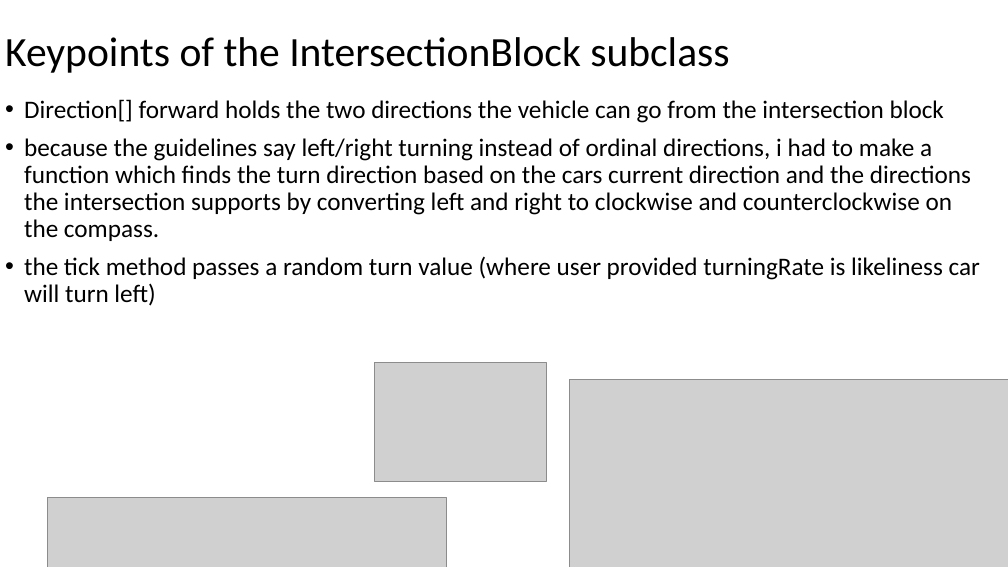
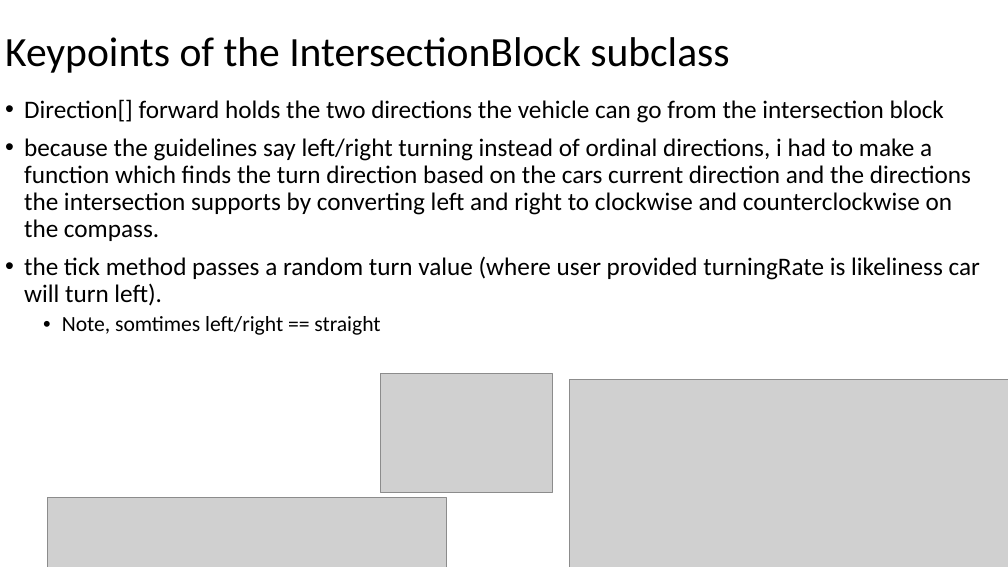
Before and after one commit to dvtate/cs, a slide deck: slide 9 of cs116/project/CS116 final project.pptx. Drawn at 1008x567 pixels with LibreOffice and Linux fonts; fonts in the diff are those of the drawing; grey boxes stand for pictures. Boxes give left, top, right and bottom in pixels: in the first picture for what was removed or moved away, otherwise in the second. Text is boxed around its words. In the diff, an @@ line names an element or a change of style, - is before the commit and + after.

```diff
--- a/cs116/project/CS116 final project.pptx
+++ b/cs116/project/CS116 final project.pptx
@@ text at bbox=[24, 256, 980, 335]: text changed @@
-• the tick method passes a random turn value (where user provided turningRate is likeliness car will turn left)
+• the tick method passes a random turn value (where user provided turningRate is likeliness car will turn left).
+  • Note, somtimes left/right == straight
@@ picture: place and size @@
-picture at bbox=[375, 362, 547, 481]
+picture at bbox=[381, 374, 553, 492]
```
Also in this commit, not shown: 2 other slides changed, 10 other files.
